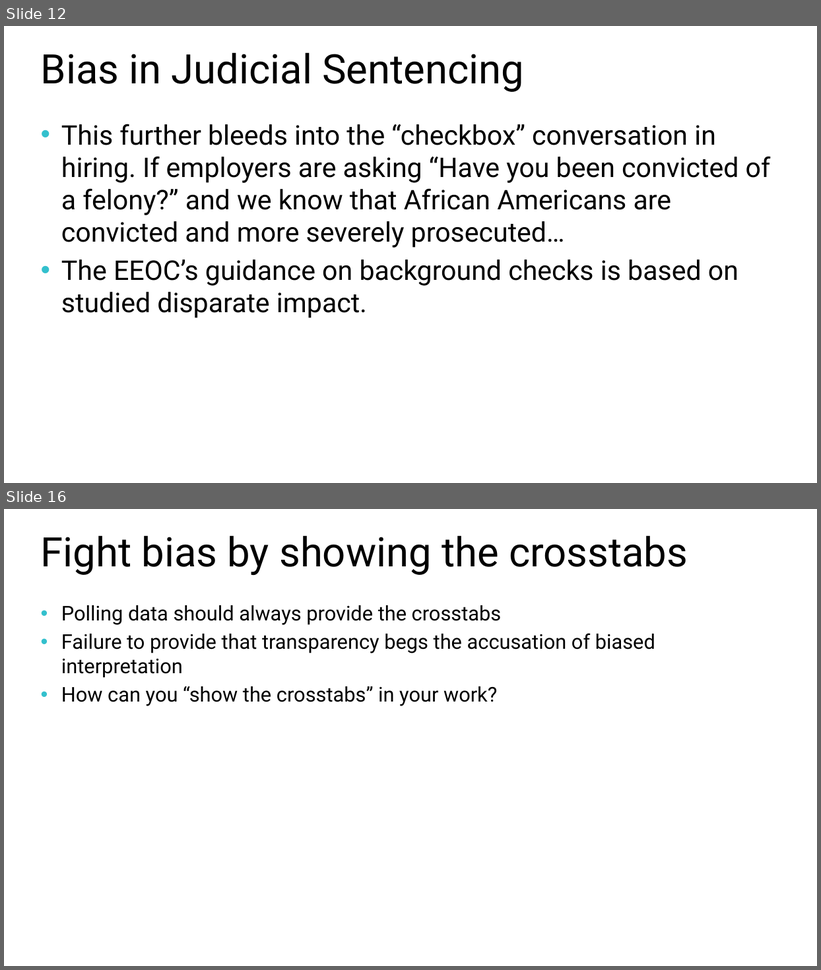
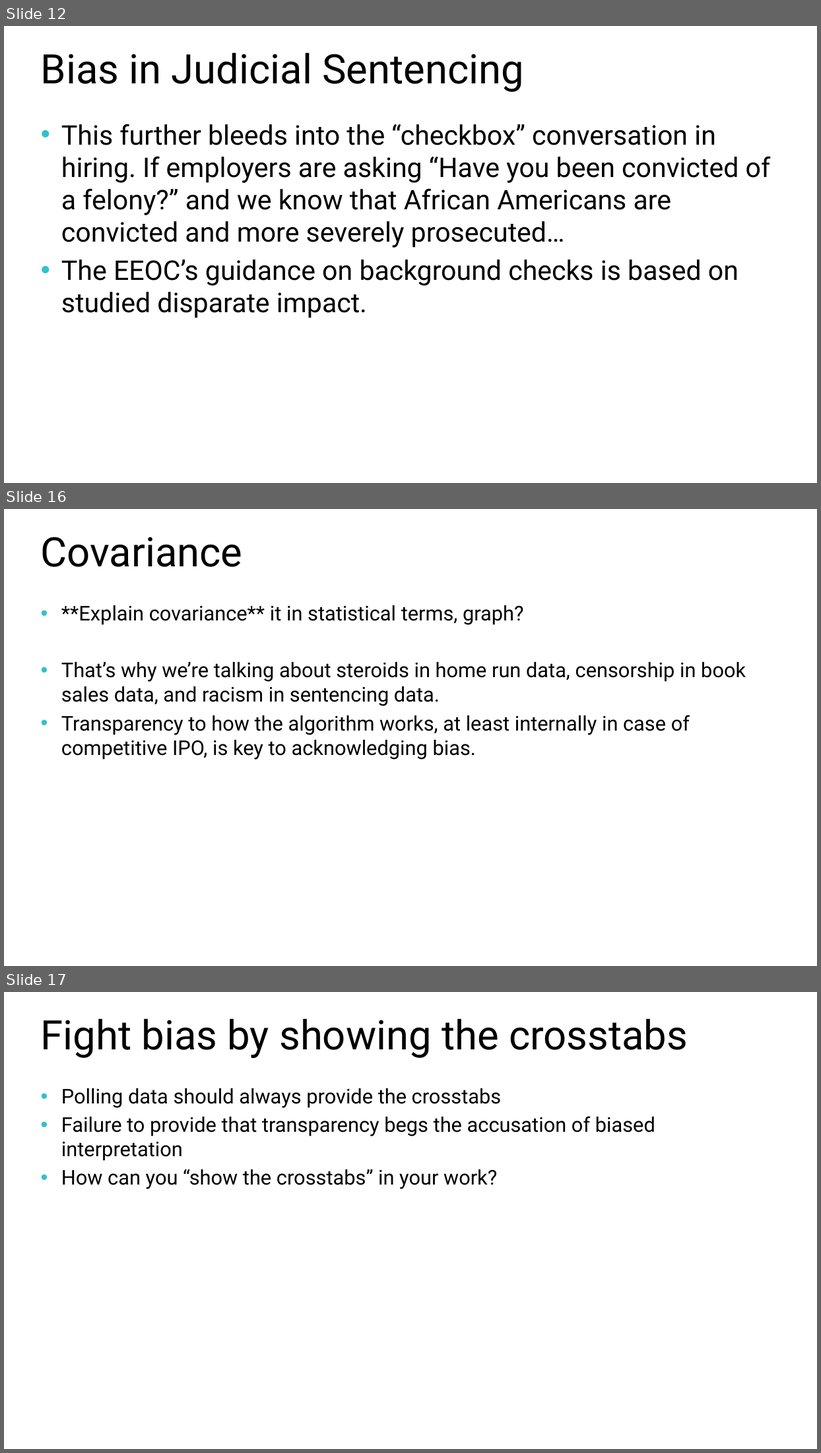
Before and after one commit to williamadba/Public-Presentations, a slide deck: SQLSat Baton Rouge BI 2020/Ethics in Modern Data.pptx. Shown one above the other, each under a label of ours: slides 12 and 16 before the commit, slides 12, 16 and 17 after it; the slides between them are not shown. The pictures are 821x970 and 821x1453 pixels, drawn with LibreOffice and Linux fonts; fonts in the diff are those of the drawing. Boxes give left, top, right and bottom in pixels: in the first picture for what was removed or moved away, otherwise in the second. Text is boxed around its words. In the diff, an @@ line names an element or a change of style, - is before the commit and + after.

```diff
--- a/SQLSat Baton Rouge BI 2020/Ethics in Modern Data.pptx
+++ b/SQLSat Baton Rouge BI 2020/Ethics in Modern Data.pptx
@@ slide 16 added at bbox=[4, 509, 817, 966], background #FFFFFF @@
@@ title added at bbox=[41, 537, 243, 567], 36 pt, text #000000 @@
+Covariance
@@ text added at bbox=[61, 605, 746, 760], 18 pt, text #000000 @@
+• **Explain covariance** it in statistical terms, graph?
+• That’s why we’re talking about steroids in home run data, censorship in book sales data, and racism in sentencing data.
+• Transparency to how the algorithm works, at least internally in case of competitive IPO, is key to acknowledging bias.
@@ what was slide 16 is now slide 17 @@
```
Also in this commit, not shown: 4 slides changed.
